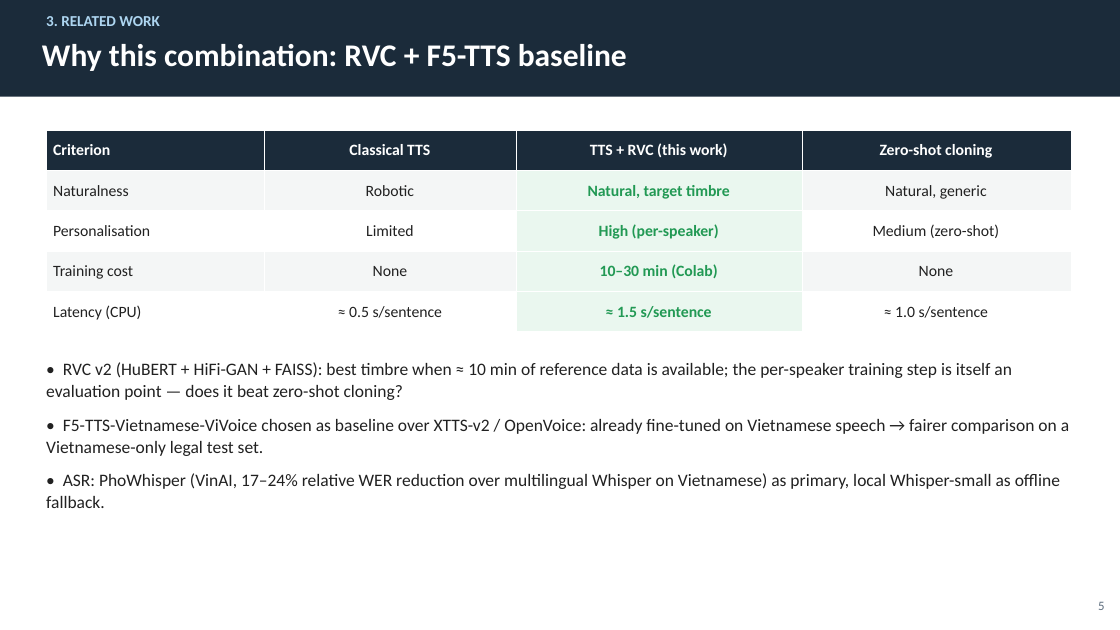
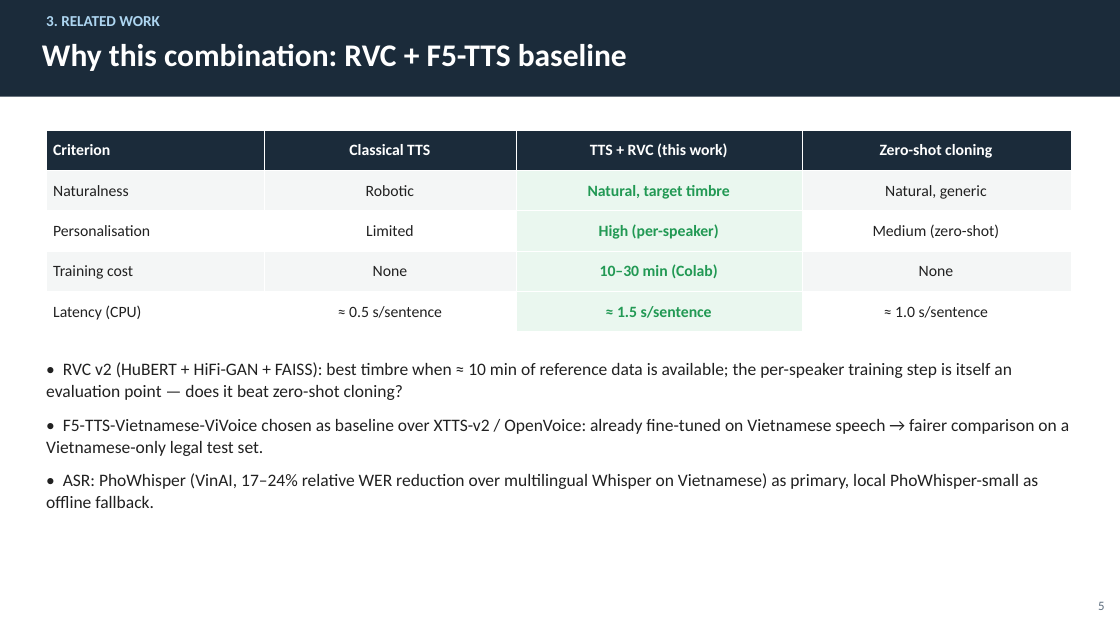
Before and after one commit to BaoNHN/rag-legal-assistant-voice, a slide deck: slide 5 of Thesis_Defense_24MSE23204.pptx. Drawn at 1120x630 pixels with LibreOffice and Linux fonts; fonts in the diff are those of the drawing. Boxes give left, top, right and bottom in pixels: in the first picture for what was removed or moved away, otherwise in the second. Text is boxed around its words. In the diff, an @@ line names an element or a change of style, - is before the commit and + after.

```diff
--- a/Thesis_Defense_24MSE23204.pptx
+++ b/Thesis_Defense_24MSE23204.pptx
@@ text at bbox=[46, 473, 1038, 508]: text changed @@
-• ASR: PhoWhisper (VinAI, 17–24% relative WER reduction over multilingual Whisper on Vietnamese) as primary, local Whisper-small as offline fallback.
+• ASR: PhoWhisper (VinAI, 17–24% relative WER reduction over multilingual Whisper on Vietnamese) as primary, local PhoWhisper-small as offline fallback.
```
Also in this commit, not shown: 7 other slides changed.
